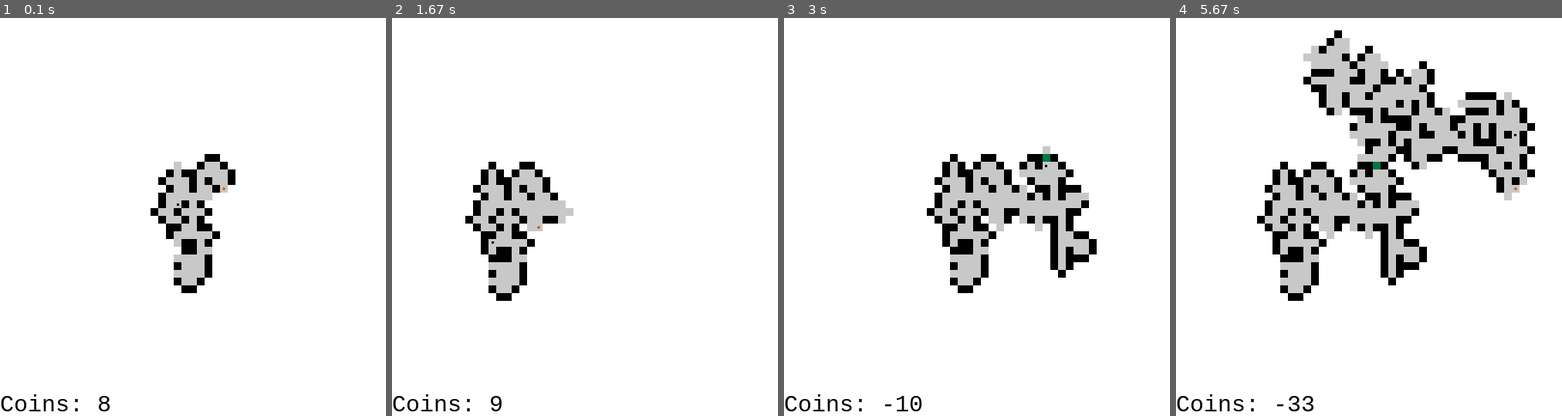
Above: before the commit, frames 1-4 (left to right).
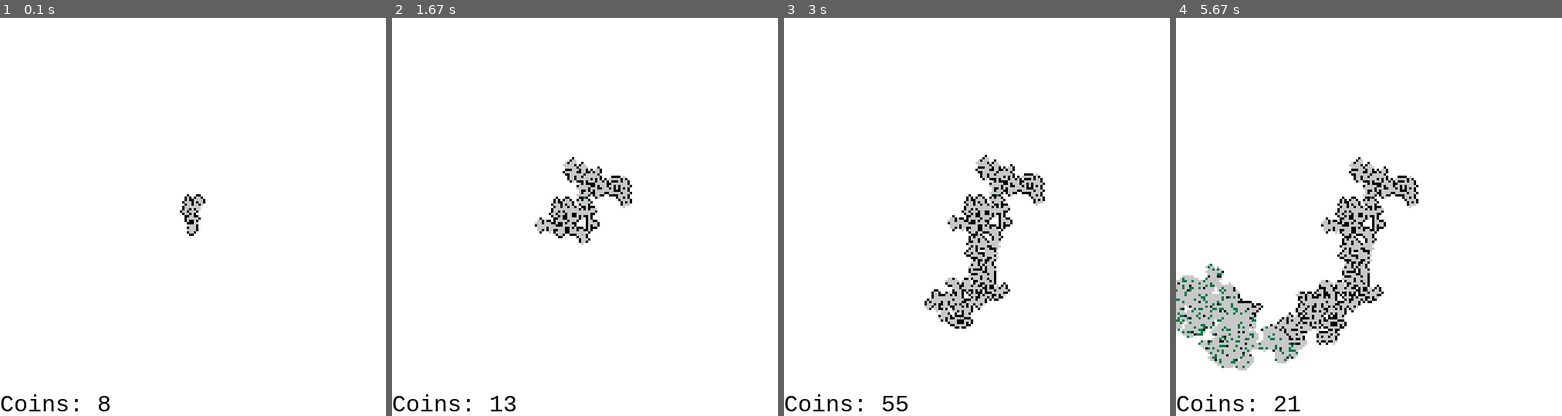
Above: after the commit, the same moments.

Repository: sillypantscoder/pygame_maze
Game: pygame game, started from main.py
Two runs of this game, one before a commit and one after it. Both use one fixed random seed, a clock stepped at 60 frames per second and the inputs below.
Inputs:
- Up to frame 1 (0.1 s): no input
- Up to frame 2 (1.67 s): hold Right 0.33-0.8 s; hold Up 0.83-1.13 s; hold Right 1.17-1.63 s
- Up to frame 3 (3 s): hold Left 1.67-2.2 s; hold Down 2.23-2.53 s; hold Left 2.57-2.97 s
- Up to frame 4 (5.67 s): hold Up 3-3.37 s; hold Right 3.4-4.03 s; hold Down 4.07-4.43 s; hold Left 4.47-4.93 s; hold Right 4.97-5.43 s; hold Up from 5.47 s (still down)

The runs differ from the first frame. In frame 1, 3.8% of the frame differs, in the area x 39-61%, y 34-70%; in frame 2, 6.8%; in frame 3, 9.2%; in frame 4, 27%, in the area x 0-93%, y 3-99%.

Commit message:
Even faster + fixed bug

Diff:
--- a/main.py
+++ b/main.py
@@ -9,7 +9,7 @@
 GRAY = (200, 200, 200)
 ORANGE = (217, 106, 22)
 GREEN = (0, 120, 68)
-ZOOM = 10
+ZOOM = 3
 BOARD = [{"x": x, "y": y, "state": 1 * ((x != 0) and (y != 0))} for x in [-1, 0, 1] for y in [-1, 0, 1]]
 FONT = pygame.font.SysFont("monospace", 30)
 FONTHEIGHT = FONT.render("0", True, BLACK).get_height()
@@ -98,13 +98,13 @@
 			elif event.key == pygame.K_RIGHT:
 				zoompos[0] += 1
 	# AI move
-	for i in range(10):
+	for i in range(50):
 		playerMove(random.choice(["up", "down", "left", "right"]))
 		cell = getPlayerBlock()
 		if cell["state"] == 2:
 			cell["state"] = 0
 			coins += 1
-		if cell["state"] == 3:
+		if cell["state"] == 3 and coins > 20:
 			print("You Win")
 			coins -= 20
 	# Drawing
@@ -125,7 +125,7 @@
 				coins += 1
 		if cell["state"] == 3:
 			pygame.draw.rect(screen, GREEN, cellrect)
-			if cell["x"] == playerpos[0] and cell["y"] == playerpos[1] and coins > 20:
+			if cell["x"] == playerpos[0] and cell["y"] == playerpos[1] and coins >= 20:
 				print("You Win")
 				coins -= 20
 	playerrect = pygame.Rect((playerpos[0] * ZOOM) + (ZOOM / 3), (playerpos[1] * ZOOM) + (ZOOM / 3), ZOOM / 3, ZOOM / 3)
